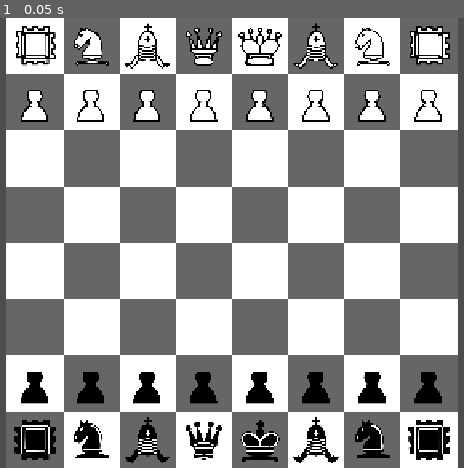
Above: before the commit, frame 1.
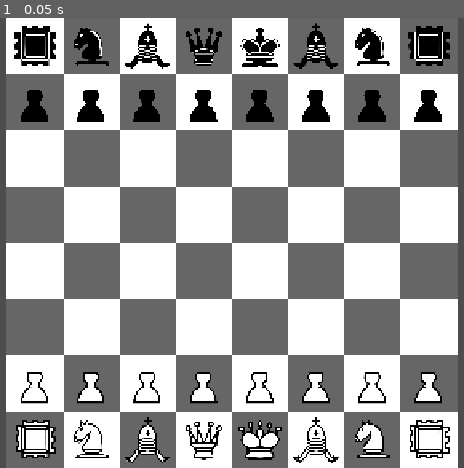
Above: after the commit, the same moment.

Repository: carvalhoeduardo4-ux/trabalho-es2-xadrez
Game: Godot game, scene res://main.tscn
The game is run twice, just before and just after one commit, with the same random seed, the same clock (stepped at 60 frames per second) and the same inputs.
Inputs:
- Up to frame 1 (0.05 s): no input

The runs differ from the first frame. In frame 1, 7.8% of the frame differs, in the area x 3-97%, y 1-99%.

Commit message:
Corrige movimentação das peças

Diff:
--- a/chess.gd
+++ b/chess.gd
@@ -4,6 +4,7 @@
 const CELL_WIDTH = 18
 const BOARD_PIXEL_SIZE = BOARD_SIZE * CELL_WIDTH
 const TARGET_PIECE_SIZE = Vector2(16, 16)
+const TARGET_TURN_SIZE = Vector2(16, 16)
 
 const TEXTURE_HOLDER = preload("res://Scenes/texture_holder.tscn")
 
@@ -13,6 +14,7 @@
 const BLACK_PAWN = preload("res://Assets/black_pawn.png")
 const BLACK_QUEEN = preload("res://Assets/black_queen.png")
 const BLACK_ROOK = preload("res://Assets/black_rook.png")
+
 const WHITE_BISHOP = preload("res://Assets/white_bishop.png")
 const WHITE_KING = preload("res://Assets/white_king.png")
 const WHITE_KNIGHT = preload("res://Assets/white_knight.png")
@@ -22,51 +24,85 @@
 
 const PIECE_MOVE = preload("res://Assets/Piece_move.png")
 
-@onready var pieces = $pieces
-@onready var dots = $dots
+const TURN_BLACK = preload("res://Assets/turn-black.png")
+const TURN_WHITE = preload("res://Assets/turn-white.png")
+
+@onready var pieces: Node2D = $pieces
+@onready var dots: Node2D = $dots
+@onready var turn: Sprite2D = $turn
+
+
+# -6 = Rei preto
+# -5 = Rainha preta
+# -4 = Torre preta
+# -3 = Bispo preto
+# -2 = Cavalo preto
+# -1 = Peao preto
+#  0 = Vazio
+#  1 = Peao branco
+#  2 = Cavalo branco
+#  3 = Bispo branco
+#  4 = Torre branca
+#  5 = Rainha branca
+#  6 = Rei branco
 
 var board: Array = []
 var white: bool = true
+var state: bool = false
 var moves: Array = []
 var selected_piece: Vector2
 
 
 func _ready():
-	board.append([4, 2, 3, 5, 6, 3, 2, 4])
-	board.append([1, 1, 1, 1, 1, 1, 1, 1])
+	board.append([-4, -2, -3, -5, -6, -3, -2, -4])
+	board.append([-1, -1, -1, -1, -1, -1, -1, -1])
 	board.append([0, 0, 0, 0, 0, 0, 0, 0])
 	board.append([0, 0, 0, 0, 0, 0, 0, 0])
 	board.append([0, 0, 0, 0, 0, 0, 0, 0])
 	board.append([0, 0, 0, 0, 0, 0, 0, 0])
-	board.append([-1, -1, -1, -1, -1, -1, -1, -1])
-	board.append([-4, -2, -3, -5, -6, -3, -2, -4])
-
+	board.append([1, 1, 1, 1, 1, 1, 1, 1])
+	board.append([4, 2, 3, 5, 6, 3, 2, 4])
 	display_board()
 
 
 func _input(event):
 	if event is InputEventMouseButton and event.pressed:
-		if event.button_index == MOUSE_BUTTON_LEFT:
-			var board_pos = local_to_board_position(to_local(get_global_mouse_position()))
-
-			if board_pos == null:
-				return
-
-			var row = int(board_pos.x)
-			var col = int(board_pos.y)
-
-			if board[row][col] != 0:
-				white = board[row][col] > 0
+		if event.button_index != MOUSE_BUTTON_LEFT:
+			return
+
+		var board_pos = local_to_board_position(
+			to_local(get_global_mouse_position())
+		)
+
+		if board_pos == null:
+			return
+
+		var row = int(board_pos.x)
+		var col = int(board_pos.y)
+
+		# Nenhuma peça selecionada
+		if not state:
+			# Só pode selecionar peça da cor que está jogando
+			if (white and board[row][col] > 0) or (not white and board[row][col] < 0):
 				selected_piece = Vector2(row, col)
 				show_options()
+				state = true
+
+		# Já existe uma peça selecionada
+		else:
+			set_move(row, col)
 
 
 func local_to_board_position(local_pos: Vector2):
 	var half_board = BOARD_PIXEL_SIZE / 2.0
+
 	var col = int(floor((local_pos.x + half_board) / CELL_WIDTH))
 	var row = int(floor((local_pos.y + half_board) / CELL_WIDTH))
 
-	if row < 0 or row >= BOARD_SIZE or col < 0 or col >= BOARD_SIZE:
+	if row < 0 or row >= BOARD_SIZE:
+		return null
+
+	if col < 0 or col >= BOARD_SIZE:
 		return null
 
 	return Vector2(row, col)
@@ -84,9 +120,9 @@
 func apply_texture_and_scale(holder: Node, texture: Texture2D):
 	holder.texture = texture
 
-	# Only scale if the holder belongs to the "pieces" group
 	if texture and holder.is_in_group("pieces"):
 		var tex_size = texture.get_size()
+
 		holder.scale = Vector2(
 			TARGET_PIECE_SIZE.x / tex_size.x,
 			TARGET_PIECE_SIZE.y / tex_size.y
@@ -100,35 +136,82 @@
 	for i in BOARD_SIZE:
 		for j in BOARD_SIZE:
 			var holder = TEXTURE_HOLDER.instantiate()
-			holder.add_to_group("pieces") # Add piece nodes to the "pieces" group
+
+			holder.add_to_group("pieces")
 			pieces.add_child(holder)
+
 			holder.position = board_to_local_position(i, j)
 
 			var tex: Texture2D = null
+
 			match board[i][j]:
-				-6: tex = BLACK_KING
-				-5: tex = BLACK_QUEEN
-				-4: tex = BLACK_ROOK
-				-3: tex = BLACK_BISHOP
-				-2: tex = BLACK_KNIGHT
-				-1: tex = BLACK_PAWN
-				1: tex = WHITE_PAWN
-				2: tex = WHITE_KNIGHT
-				3: tex = WHITE_BISHOP
-				4: tex = WHITE_ROOK
-				5: tex = WHITE_QUEEN
-				6: tex = WHITE_KING
+				-6:
+					tex = BLACK_KING
+				-5:
+					tex = BLACK_QUEEN
+				-4:
+					tex = BLACK_ROOK
+				-3:
+					tex = BLACK_BISHOP
+				-2:
+					tex = BLACK_KNIGHT
+				-1:
+					tex = BLACK_PAWN
+				0:
+					tex = null
+				1:
+					tex = WHITE_PAWN
+				2:
+					tex = WHITE_KNIGHT
+				3:
+					tex = WHITE_BISHOP
+				4:
+					tex = WHITE_ROOK
+				5:
+					tex = WHITE_QUEEN
+				6:
+					tex = WHITE_KING
 
 			apply_texture_and_scale(holder, tex)
+
+	# Atualiza indicador de turno
+	if white:
+		turn.texture = TURN_WHITE
+		# Branco: barra embaixo
+		turn.position = Vector2(0, BOARD_PIXEL_SIZE / 2.0)
+	else:
+		turn.texture = TURN_BLACK
+		# Preto: barra em cima
+		turn.position = Vector2(0, -BOARD_PIXEL_SIZE / 2.0)
+
+	# Mantém o tamanho original da barra
+	turn.scale = Vector2.ONE
+
+
+func show_options():
+	delete_dots()
+
+	moves = get_moves()
+
+	if moves.is_empty():
+		state = false
+		return
+
+	show_dots()
 
 
 func show_dots():
 	for move in moves:
 		var holder = TEXTURE_HOLDER.instantiate()
+
 		dots.add_child(holder)
-		# Dots do not join the "pieces" group, so they won't be scaled
+
 		apply_texture_and_scale(holder, PIECE_MOVE)
-		holder.position = board_to_local_position(int(move.x), int(move.y))
+
+		holder.position = board_to_local_position(
+			int(move.x),
+			int(move.y)
+		)
 
 
 func delete_dots():
@@ -136,28 +219,52 @@
 		child.queue_free()
 
 
-func show_options():
+func set_move(row: int, col: int):
+	# Verifica se a posição clicada é um movimento válido
+	for move in moves:
+		if move.x == row and move.y == col:
+
+			# Move a peça
+			board[row][col] = board[selected_piece.x][selected_piece.y]
+
+			# Esvazia a posição antiga
+			board[selected_piece.x][selected_piece.y] = 0
+
+			# Troca o turno
+			white = not white
+
+			# Atualiza o tabuleiro
+			display_board()
+
+			break
+
 	delete_dots()
-	moves = get_moves(selected_piece)
-	show_dots()
-
-
-func get_moves(selected: Vector2):
-	var _moves = []
-
-	match abs(board[selected.x][selected.y]):
-		1: _moves = get_pawn_moves(selected)
-		2: _moves = get_knight_moves(selected)
-		3: _moves = get_bishop_moves(selected)
-		4: _moves = get_rook_moves(selected)
-		5: _moves = get_queen_moves(selected)
-		6: _moves = get_king_moves(selected)
-
-	return _moves
-
-
-func get_rook_moves(piece_position: Vector2):
-	var _moves = []
+	state = false
+
+
+func get_moves():
+	var _moves = []
+
+	match abs(board[selected_piece.x][selected_piece.y]):
+		1:
+			_moves = get_pawn_moves()
+		2:
+			_moves = get_knight_moves()
+		3:
+			_moves = get_bishop_moves()
+		4:
+			_moves = get_rook_moves()
+		5:
+			_moves = get_queen_moves()
+		6:
+			_moves = get_king_moves()
+
+	return _moves
+
+
+func get_rook_moves():
+	var _moves = []
+
 	var directions = [
 		Vector2(0, 1),
 		Vector2(0, -1),
@@ -166,14 +273,16 @@
 	]
 
 	for direction in directions:
-		var pos = piece_position + direction
+		var pos = selected_piece + direction
 
 		while is_valid_position(pos):
 			if is_empty(pos):
 				_moves.append(pos)
+
 			elif is_enemy(pos):
 				_moves.append(pos)
 				break
+
 			else:
 				break
 
@@ -182,8 +291,9 @@
 	return _moves
 
 
-func get_bishop_moves(piece_position: Vector2):
-	var _moves = []
+func get_bishop_moves():
+	var _moves = []
+
 	var directions = [
 		Vector2(1, 1),
 		Vector2(1, -1),
@@ -192,14 +302,16 @@
 	]
 
 	for direction in directions:
-		var pos = piece_position + direction
+		var pos = selected_piece + direction
 
 		while is_valid_position(pos):
 			if is_empty(pos):
 				_moves.append(pos)
+
 			elif is_enemy(pos):
 				_moves.append(pos)
 				break
+
 			else:
 				break
 
@@ -208,8 +320,9 @@
 	return _moves
 
 
-func get_queen_moves(piece_position: Vector2):
-	var _moves = []
+func get_queen_moves():
+	var _moves = []
+
 	var directions = [
 		Vector2(0, 1),
 		Vector2(0, -1),
@@ -222,14 +335,16 @@
 	]
 
 	for direction in directions:
-		var pos = piece_position + direction
+		var pos = selected_piece + direction
 
 		while is_valid_position(pos):
 			if is_empty(pos):
 				_moves.append(pos)
+
 			elif is_enemy(pos):
 				_moves.append(pos)
 				break
+
 			else:
 				break
 
@@ -238,8 +353,9 @@
 	return _moves
 
 
-func get_king_moves(piece_position: Vector2):
-	var _moves = []
+func get_king_moves():
+	var _moves = []
+
 	var directions = [
 		Vector2(0, 1),
 		Vector2(0, -1),
@@ -252,7 +368,7 @@
 	]
 
 	for direction in directions:
-		var pos = piece_position + direction
+		var pos = selected_piece + direction
 
 		if is_valid_position(pos):
 			if is_empty(pos) or is_enemy(pos):
@@ -261,8 +377,9 @@
 	return _moves
 
 
-func get_knight_moves(piece_position: Vector2):
-	var _moves = []
+func get_knight_moves():
+	var _moves = []
+
 	var directions = [
 		Vector2(2, 1),
 		Vector2(2, -1),
@@ -275,7 +392,7 @@
 	]
 
 	for direction in directions:
-		var pos = piece_position + direction
+		var pos = selected_piece + direction
 
 		if is_valid_position(pos):
 			if is_empty(pos) or is_enemy(pos):
@@ -284,35 +401,49 @@
 	return _moves
 
 
-func get_pawn_moves(piece_position: Vector2):
-	var _moves = []
+func get_pawn_moves():
+	var _moves = []
+
 	var direction: Vector2
+
+	if white:
+		direction = Vector2(-1, 0)
+	else:
+		direction = Vector2(1, 0)
+
 	var is_first_move = false
 
-	if white:
-		direction = Vector2(1, 0)
-	else:
-		direction = Vector2(-1, 0)
-
-	if white and piece_position.x == 1:
+	if white and selected_piece.x == 6:
 		is_first_move = true
-	elif not white and piece_position.x == 6:
+	elif not white and selected_piece.x == 1:
 		is_first_move = true
 
-	var pos = piece_position + direction
+
+	# Movimento para frente
+	var pos = selected_piece + direction
+
 	if is_valid_position(pos) and is_empty(pos):
 		_moves.append(pos)
 
-	pos = piece_position + direction * 2
+
+	# Movimento de duas casas
+	pos = selected_piece + direction * 2
+
 	if is_first_move and is_valid_position(pos):
-		if is_empty(piece_position + direction) and is_empty(pos):
+		if is_empty(selected_piece + direction) and is_empty(pos):
 			_moves.append(pos)
 
-	pos = piece_position + Vector2(direction.x, 1)
+
+	# Captura diagonal direita
+	pos = selected_piece + Vector2(direction.x, 1)
+
 	if is_valid_position(pos) and is_enemy(pos):
 		_moves.append(pos)
 
-	pos = piece_position + Vector2(direction.x, -1)
+
+	# Captura diagonal esquerda
+	pos = selected_piece + Vector2(direction.x, -1)
+
 	if is_valid_position(pos) and is_enemy(pos):
 		_moves.append(pos)
 
@@ -320,7 +451,12 @@
 
 
 func is_valid_position(pos: Vector2):
-	return pos.x >= 0 and pos.x < BOARD_SIZE and pos.y >= 0 and pos.y < BOARD_SIZE
+	return (
+		pos.x >= 0
+		and pos.x < BOARD_SIZE
+		and pos.y >= 0
+		and pos.y < BOARD_SIZE
+	)
 
 
 func is_empty(pos: Vector2):
@@ -330,6 +466,8 @@
 func is_enemy(pos: Vector2):
 	if white and board[pos.x][pos.y] < 0:
 		return true
+
 	if not white and board[pos.x][pos.y] > 0:
 		return true
+
 	return false
Not shown, added: --date=short
